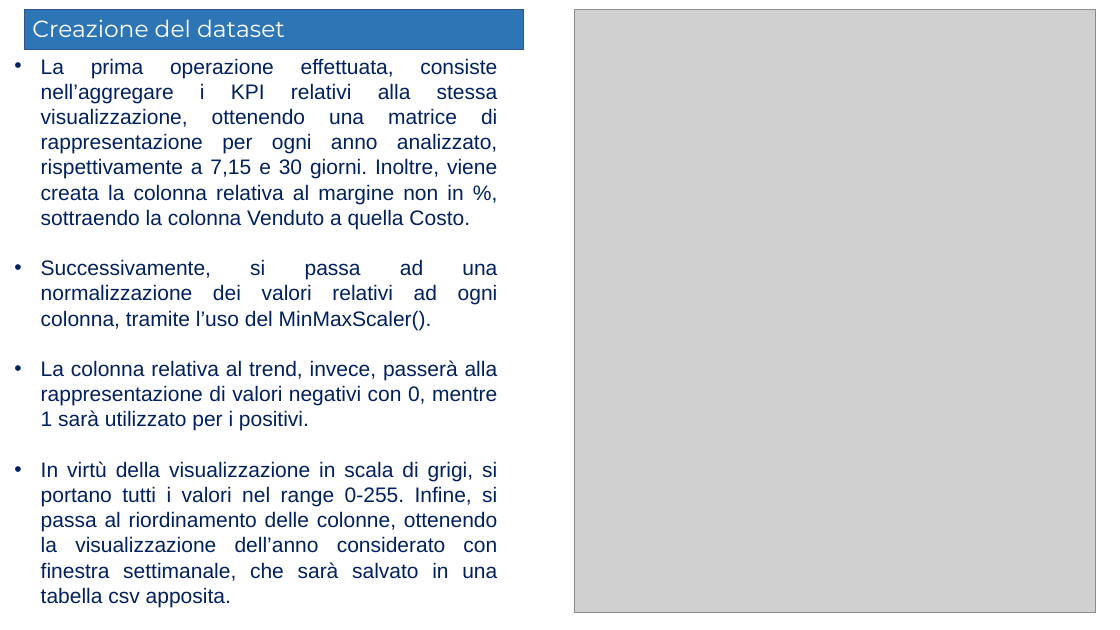
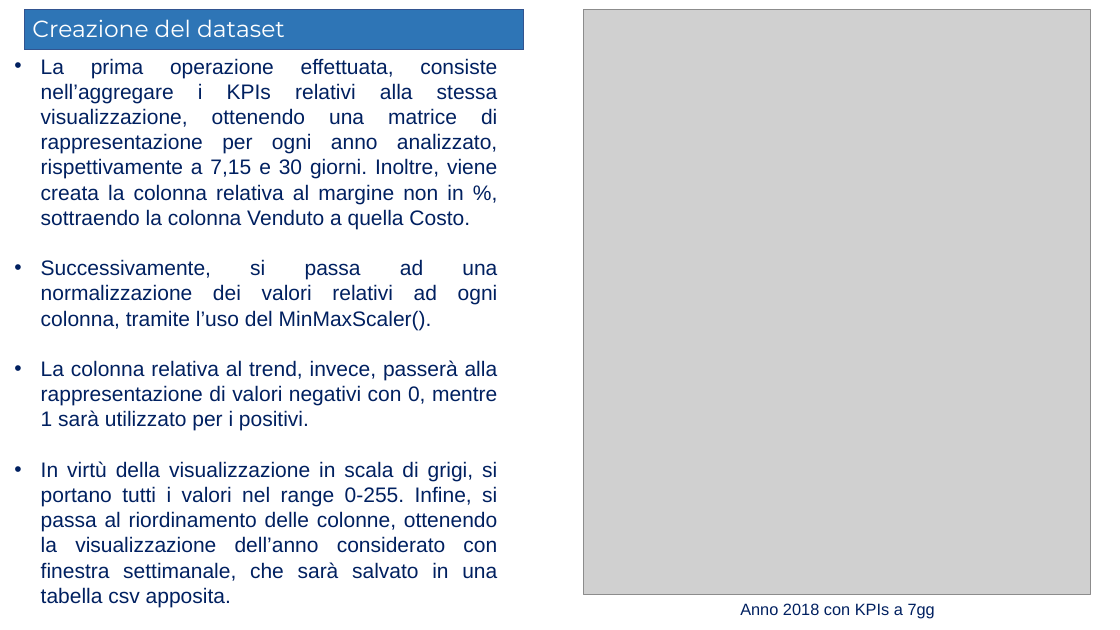
Before and after one commit to Elmaravilla7/Tesi, a slide deck: slide 23 of Presentazione204898.pptx. Drawn at 1120x630 pixels with LibreOffice and Linux fonts; fonts in the diff are those of the drawing; grey boxes stand for pictures; background and template pictures are left out. Boxes give left, top, right and bottom in pixels: in the first picture for what was removed or moved away, otherwise in the second. Text is boxed around its words. In the diff, an @@ line names an element or a change of style, - is before the commit and + after.

```diff
--- a/Presentazione204898.pptx
+++ b/Presentazione204898.pptx
@@ picture: place and size @@
-picture at <box>574,9,1096,613</box>
+picture at <box>584,9,1091,595</box>
@@ text at <box>41,58,498,229</box>: text changed @@
-  • La prima operazione effettuata, consiste nell’aggregare i KPI relativi alla stessa visualizzazione, ottenendo una matrice di rappresentazione per ogni anno analizzato, rispettivamente a 7,15 e 30 giorni. Inoltre, viene creata la colonna relativa al margine non in %, sottraendo la colonna Venduto a quella Costo.
+  • La prima operazione effettuata, consiste nell’aggregare i KPIs relativi alla stessa visualizzazione, ottenendo una matrice di rappresentazione per ogni anno analizzato, rispettivamente a 7,15 e 30 giorni. Inoltre, viene creata la colonna relativa al margine non in %, sottraendo la colonna Venduto a quella Costo.
@@ text added at <box>740,603,935,619</box>, 14 pt, text #002060 @@
+  Anno 2018 con KPIs a 7gg
```
Also in this commit, not shown: 11 other slides changed.
